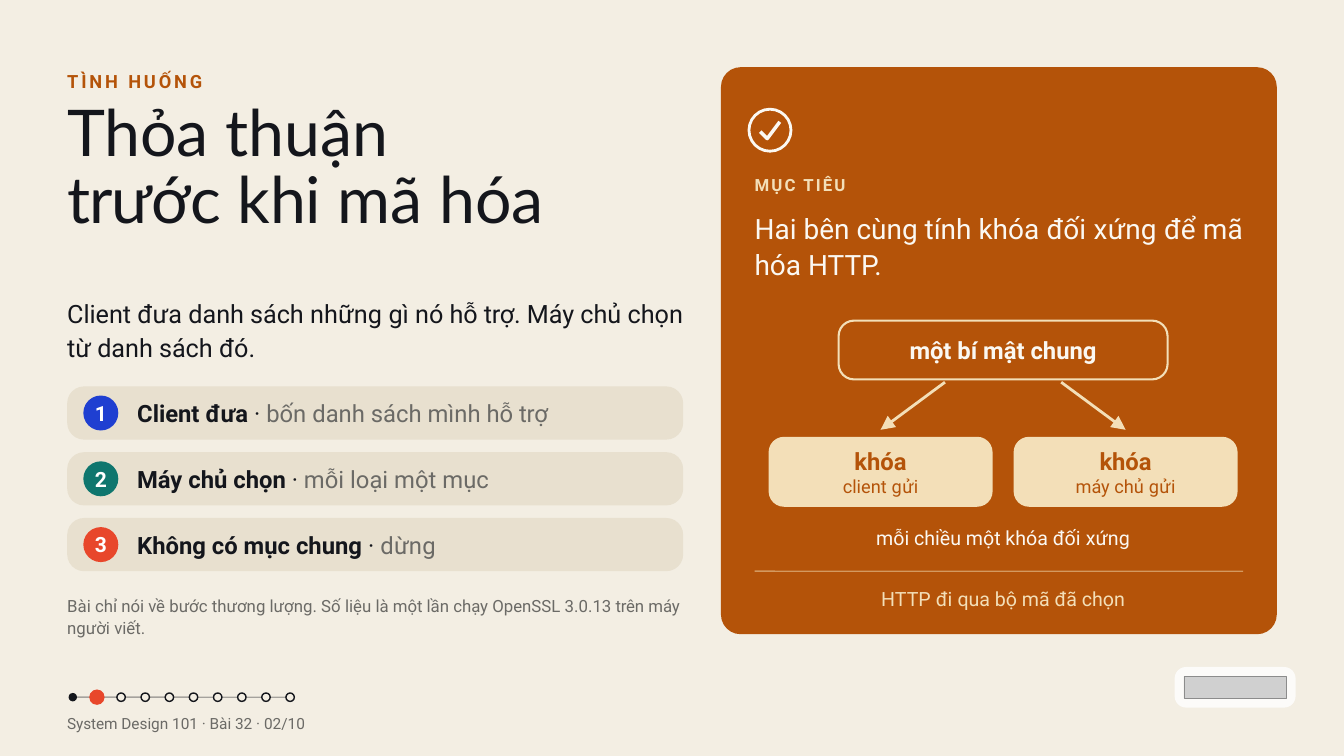
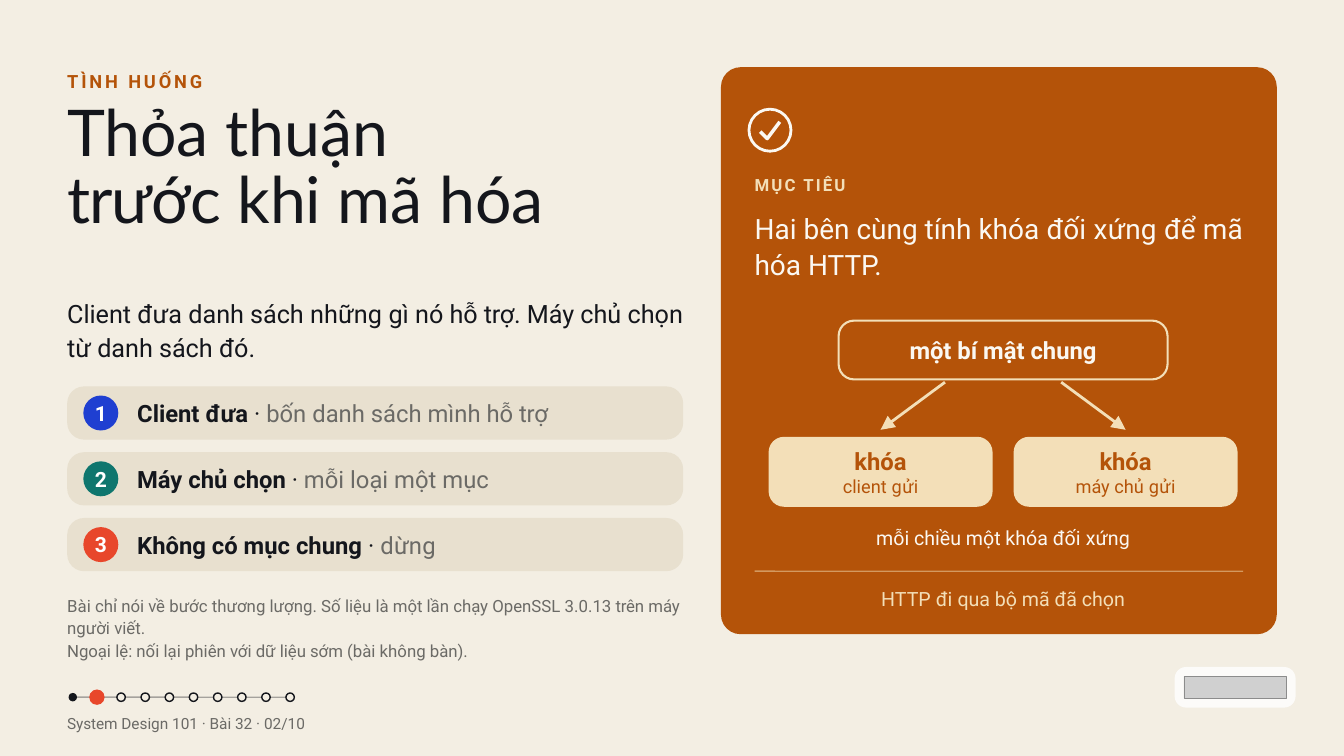
Before and after one commit to vohoailinh90/tool-marketing-studio, a slide deck: slide 2 of system-design-101/vi/lessons/sd-14-032/slides/sd-14-032.pptx. Drawn at 1344x756 pixels with LibreOffice and Linux fonts; fonts in the diff are those of the drawing; grey boxes stand for pictures. Boxes give left, top, right and bottom in pixels: in the first picture for what was removed or moved away, otherwise in the second. Text is boxed around its words. In the diff, an @@ line names an element or a change of style, - is before the commit and + after.

```diff
--- a/system-design-101/vi/lessons/sd-14-032/slides/sd-14-032.pptx
+++ b/system-design-101/vi/lessons/sd-14-032/slides/sd-14-032.pptx
@@ text at [67,643,468,661]: paragraph added @@
+Ngoại lệ: nối lại phiên với dữ liệu sớm (bài không bàn).
```
Also in this commit, not shown: 1 other slide changed.
